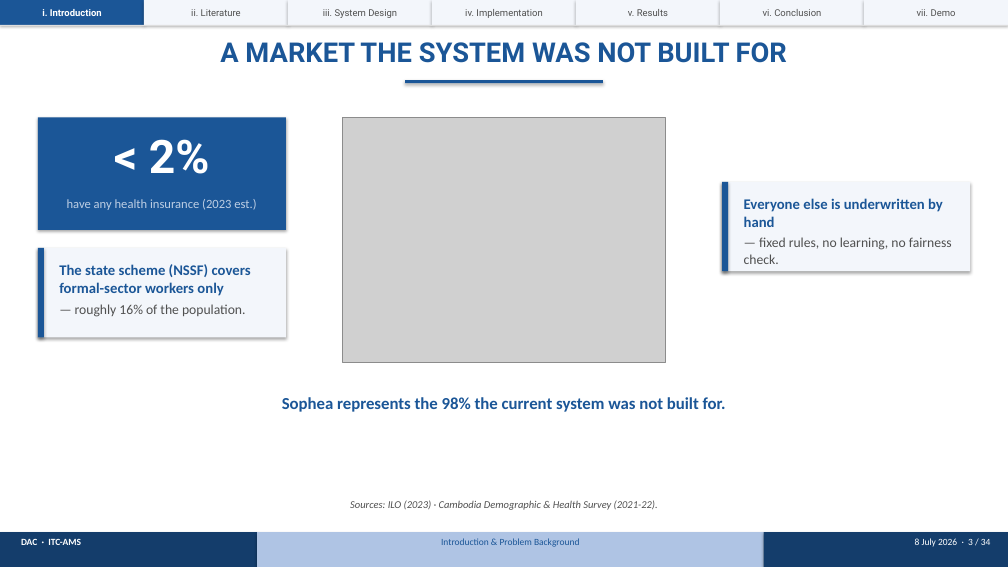
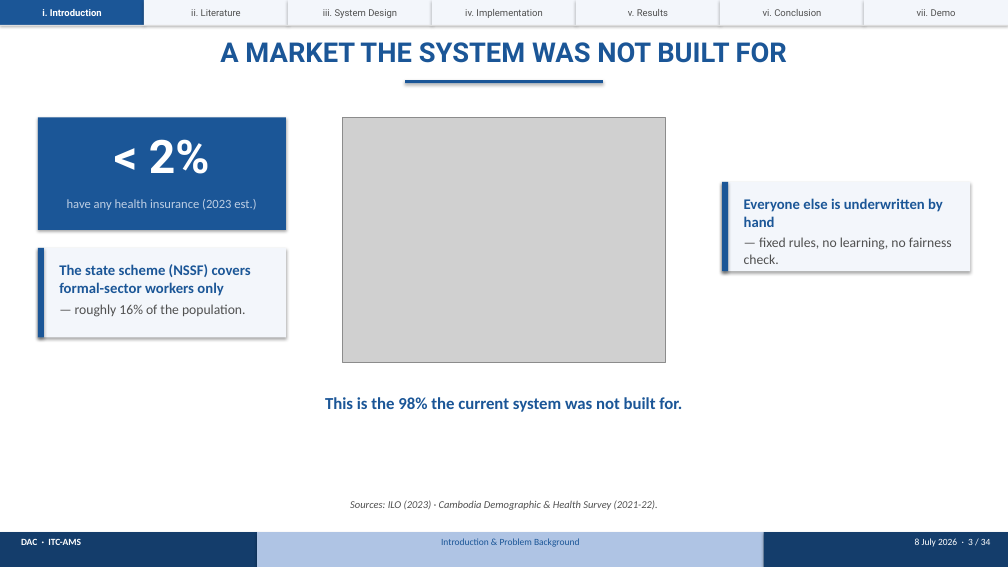
Before and after one commit to PolyTheML/DAC-UW-Thesis, a slide deck: slide 3 of thesis/health_rl/Poly_defense_presentation_v3.pptx. Drawn at 1008x567 pixels with LibreOffice and Linux fonts; fonts in the diff are those of the drawing; grey boxes stand for pictures. Boxes give left, top, right and bottom in pixels: in the first picture for what was removed or moved away, otherwise in the second. Text is boxed around its words. In the diff, an @@ line names an element or a change of style, - is before the commit and + after.

```diff
--- a/thesis/health_rl/Poly_defense_presentation_v3.pptx
+++ b/thesis/health_rl/Poly_defense_presentation_v3.pptx
@@ text at box(325, 397, 682, 412): text changed @@
-Sophea represents the 98% the current system was not built for.
+This is the 98% the current system was not built for.
```
Also in this commit, not shown: 3 other slides changed, 9 other files.
